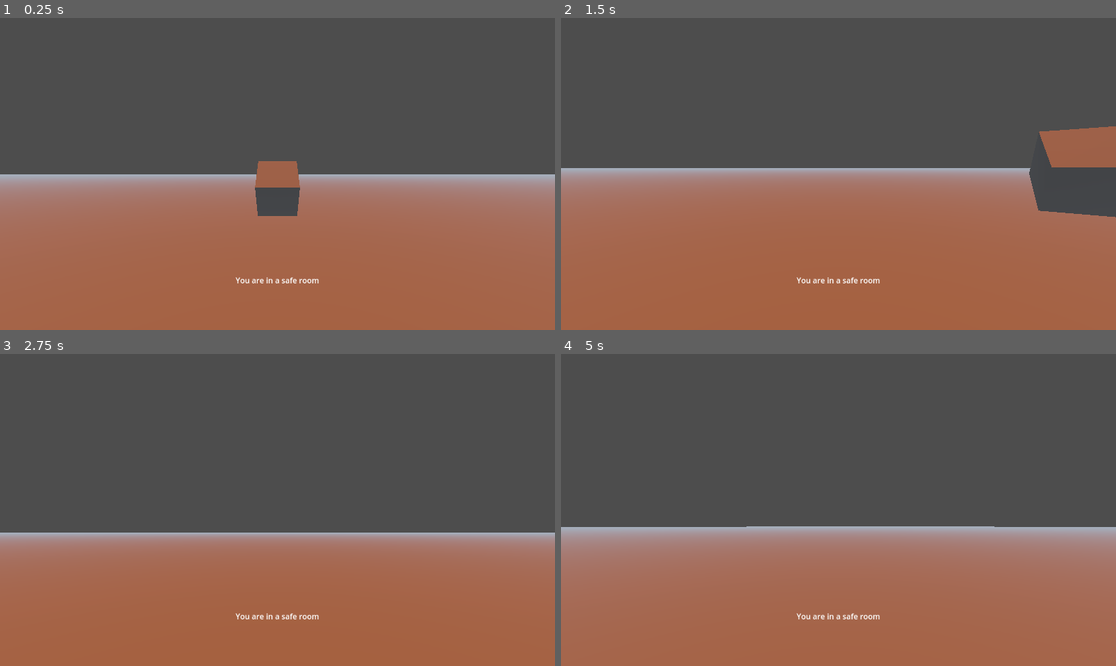
Above: before the commit, frames 1-4 (two rows, left to right).
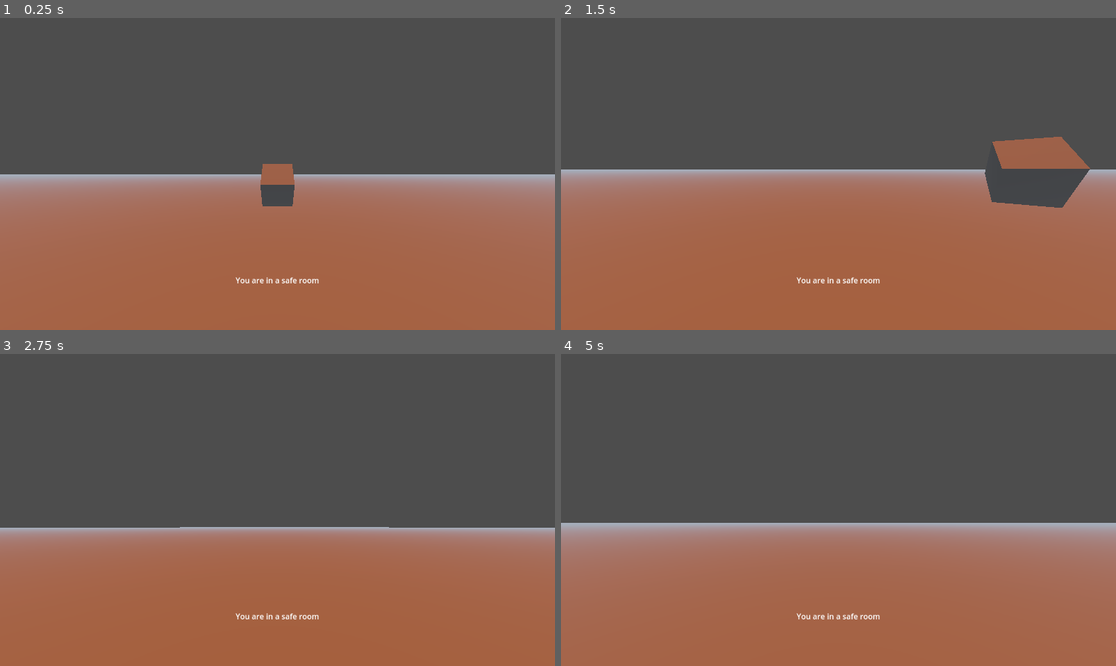
Above: after the commit, the same moments.

Repository: EpiclyRaspberry/Dodge-Onix-3D-Remaster
Game: Godot game, scene res://testing/test_room1.tscn
The game is run twice, just before and just after one commit, with the same random seed, the same clock (stepped at 60 frames per second) and the same inputs. This scene is started directly instead of the project's main scene.
Inputs (mouse positions are in pixels of both pictures, inside the frame that each line leads up to):
- Up to frame 1 (0.25 s): no input
- Up to frame 2 (1.5 s): tap Enter (ui_accept) at 0.5, 0.77 s; move the mouse to (960, 158) at 0.52 s; hold D (right) 0.53-1.28 s; hold Ctrl (crouch) 0.53-1.28 s; move the mouse to (810, 174) at 1.27 s; hold W (forward) from 1.28 s (still down); tap Ctrl (crouch) at 1.35 s
- Up to frame 3 (2.75 s): keep holding W (forward); tap Enter (ui_accept) at 1.52 s; move the mouse to (288, 503) at 2.02 s; hold Ctrl (crouch) from 2.03 s (still down)
- Up to frame 4 (5 s): keep holding W (forward); move the mouse to (832, 516) at 2.77 s; release Ctrl (crouch) at 2.78 s; tap Ctrl (crouch) at 2.85, 4.35 s; tap Enter (ui_accept) at 3.02, 3.5, 3.77, 4.25, 4.52 s; move the mouse to (877, 513) at 3.52 s; hold Ctrl (crouch) 3.53-4.28 s; move the mouse to (794, 506) at 4.27 s

The runs differ from the first frame. In frame 1, 0.6% of the frame differs, in the area x 45-55%, y 45-64%; in frame 2, 4.4%, in the area x 0-100%, y 34-64%; in frame 3, 3.9%; in frame 4, 2.5%.

Commit message:
heck

Diff:
--- a/main.tscn
+++ b/main.tscn
@@ -44,6 +44,7 @@
 
 [node name="Camera3D" type="Camera3D" parent="CharacterBody3D/Neck"]
 transform = Transform3D(1, 0, 0, 0, 1, 0, 0, 0, 1, 0, 0.692235, 0)
+doppler_tracking = 2
 
 [node name="SpotLight3D" type="SpotLight3D" parent="CharacterBody3D/Neck/Camera3D"]
 transform = Transform3D(1, 0, 0, 0, 1, 0, 0, 0, 1, 0, -0.692235, 0)
--- a/project.godot
+++ b/project.godot
@@ -58,4 +58,6 @@
 
 [rendering]
 
-renderer/rendering_method.mobile="gl_compatibility"
+renderer/rendering_method.mobile="forward_plus"
+textures/vram_compression/import_s3tc_bptc=true
+textures/vram_compression/import_etc2_astc=true
--- a/testing/test_room1.tscn
+++ b/testing/test_room1.tscn
@@ -51,7 +51,8 @@
 transform = Transform3D(0.984808, 0.173648, 0, -0.173648, 0.984808, 0, 0, 0, 1, 0, 0, 0)
 
 [node name="Camera3D" type="Camera3D" parent="CharacterBody3D/Neck"]
-transform = Transform3D(1, 0, 0, 0, 1, 0, 0, 0, 1, 0, 0.692235, 0)
+transform = Transform3D(1, 4.47035e-08, 0, -2.98023e-08, 1, 0, 0, 0, 1, 1.49012e-08, 0.692235, 0)
+fov = 90.0
 
 [node name="StaticBody3D" type="StaticBody3D" parent="."]
 transform = Transform3D(1, 0, 0, 0, 1, 0, 0, 0, 1, 0, -2.14033, 0)
Not shown, changed: 1024x1024.png.import
Not shown, changed: assets/model/portal_turret/textures/turret_casing_baseColor.jpeg.import
Not shown, changed: assets/model/portal_turret/textures/turret_eye_baseColor.png.import
Not shown, changed: assets/model/portal_turret/textures/turret_frame01_baseColor.jpeg.import
Not shown, changed: assets/model/portal_turret/textures/turret_frame01_normal.png.import
Not shown, changed: assets/model/portal_turret/textures/turret_frame02_baseColor.jpeg.import
Not shown, changed: assets/model/portal_turret/textures/turret_frame02_normal.png.import
